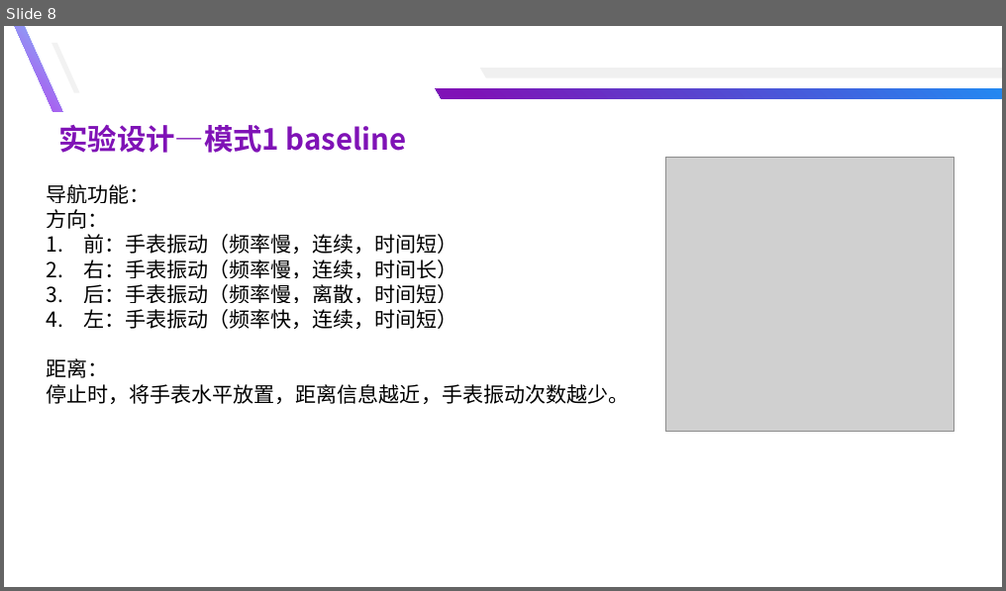
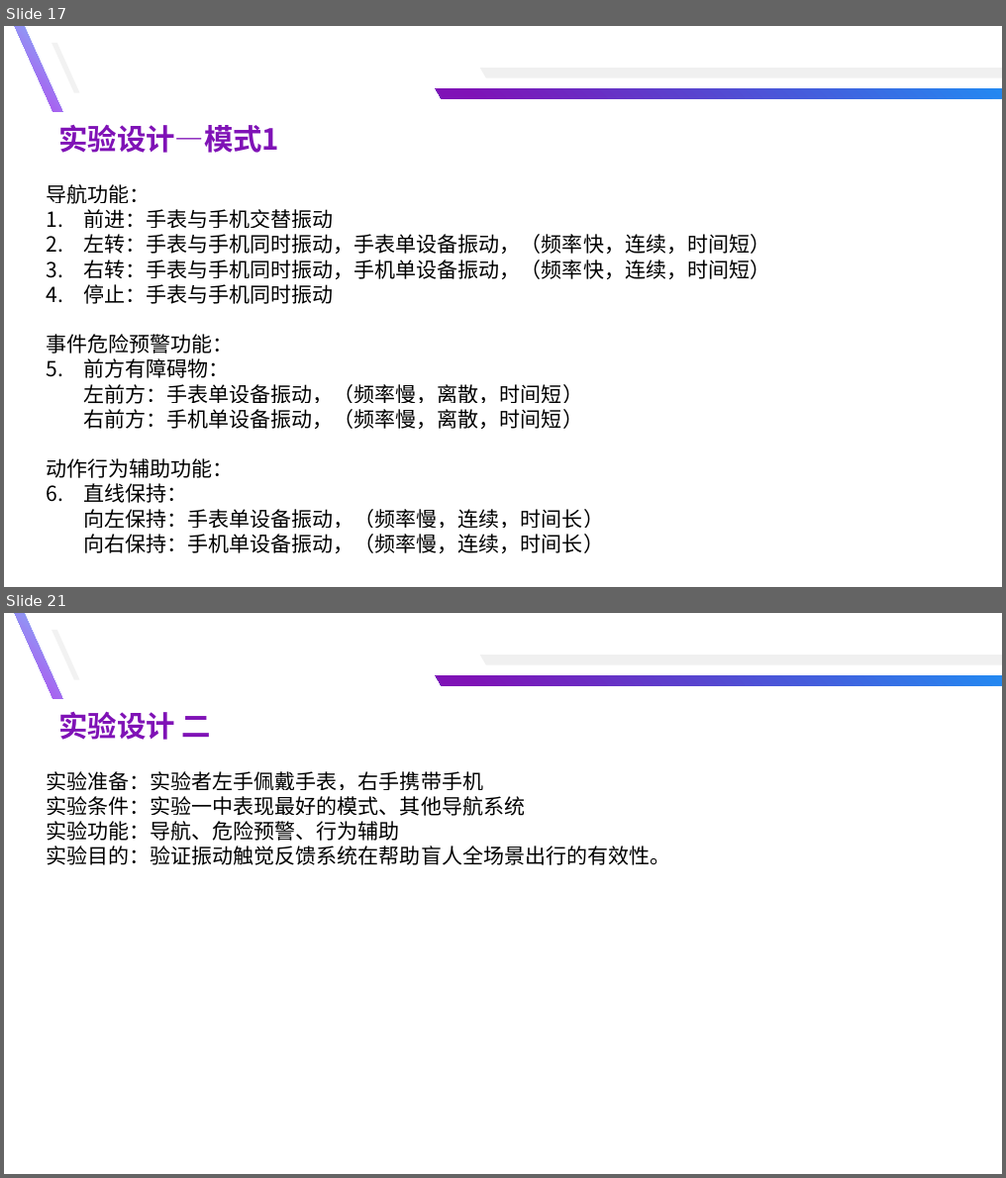
Before and after one commit to yuyongsong/Paper, a slide deck: 总结汇报-余泳松 - 副本.pptx. Shown one above the other, each under a label of ours: slide 8 before the commit, slides 17 and 21 after it; the slides between them are not shown. The pictures are 1006x591 and 1006x1178 pixels, drawn with LibreOffice and Linux fonts; fonts in the diff are those of the drawing; grey boxes stand for pictures. Boxes give left, top, right and bottom in pixels: in the first picture for what was removed or moved away, otherwise in the second. Text is boxed around its words. In the diff, an @@ line names an element or a change of style, - is before the commit and + after.

```diff
--- a/总结汇报-余泳松 - 副本.pptx
+++ b/总结汇报-余泳松 - 副本.pptx
@@ slide 21 added at (4, 613, 1002, 1174), background #FFFFFF @@
@@ freeform shape added at (15, 613, 62, 699), fill gradient #81BDF8 to #B543ED @@
@@ freeform shape added at (52, 630, 80, 679), fill #F2F2F2 @@
@@ freeform shape added at (480, 655, 1002, 665), fill #F0F0F0 @@
@@ freeform shape added at (436, 676, 1002, 686), fill gradient #228AF2 to #7F12B6 @@
@@ text added at (58, 711, 211, 740), 28 pt, text #7F12B6, bold @@
+实验设计 二
@@ text added at (46, 771, 670, 865), 20 pt, text #000000 @@
+实验准备：实验者左手佩戴手表，右手携带手机
+实验条件：实验一中表现最好的模式、其他导航系统
+实验功能：导航、危险预警、行为辅助
+实验目的：验证振动触觉反馈系统在帮助盲人全场景出行的有效性。
@@ what was slide 8 is now slide 17 @@
@@ slide 17 changed as well @@
@@ text at (58, 124, 279, 153): text changed @@
-实验设计—模式1 baseline
+实验设计—模式1
@@ picture removed at (665, 157, 954, 432) @@
@@ text at (46, 209, 770, 554): text changed @@
-方向：
-1. 前：手表振动（频率慢，连续，时间短）
-2. 右：手表振动（频率慢，连续，时间长）
-3. 后：手表振动（频率慢，离散，时间短）
-4. 左：手表振动（频率快，连续，时间短）
-距离：
-停止时，将手表水平放置，距离信息越近，手表振动次数越少。
+1. 前进：手表与手机交替振动
+2. 左转：手表与手机同时振动，手表单设备振动，（频率快，连续，时间短）
+3. 右转：手表与手机同时振动，手机单设备振动，（频率快，连续，时间短）
+4. 停止：手表与手机同时振动
+事件危险预警功能：
+1. 前方有障碍物：
+左前方：手表单设备振动，（频率慢，离散，时间短）
+右前方：手机单设备振动，（频率慢，离散，时间短）
+动作行为辅助功能：
+1. 直线保持：
+向左保持：手表单设备振动，（频率慢，连续，时间长）
+向右保持：手机单设备振动，（频率慢，连续，时间长）
```
Also in this commit, not shown: 4 other slides changed, 17 other slides added, 9 slides removed, 1 other file.
